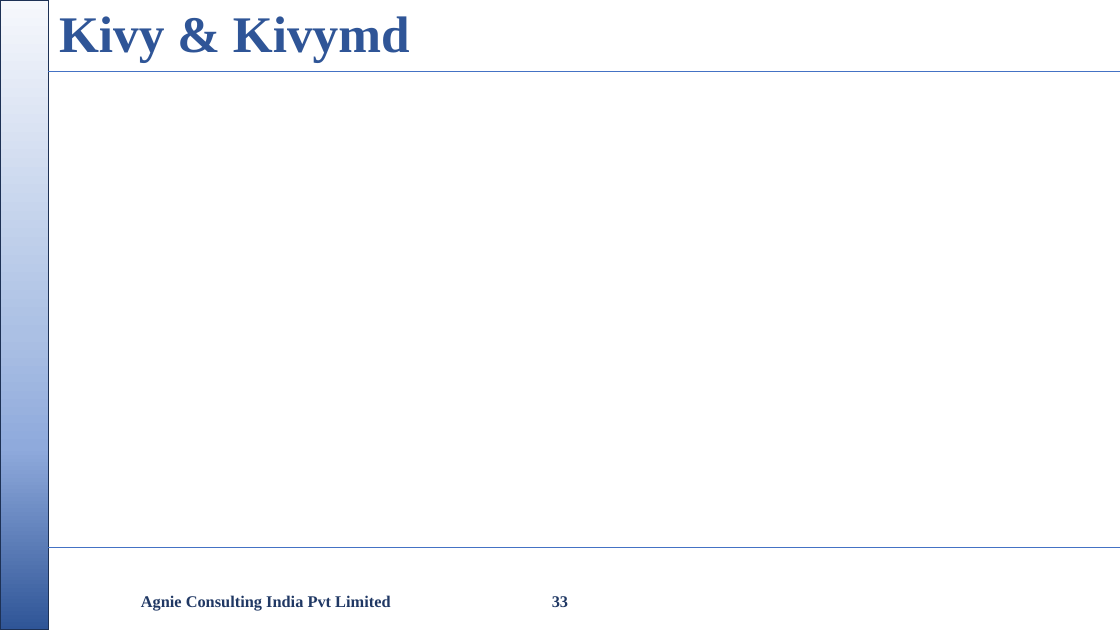
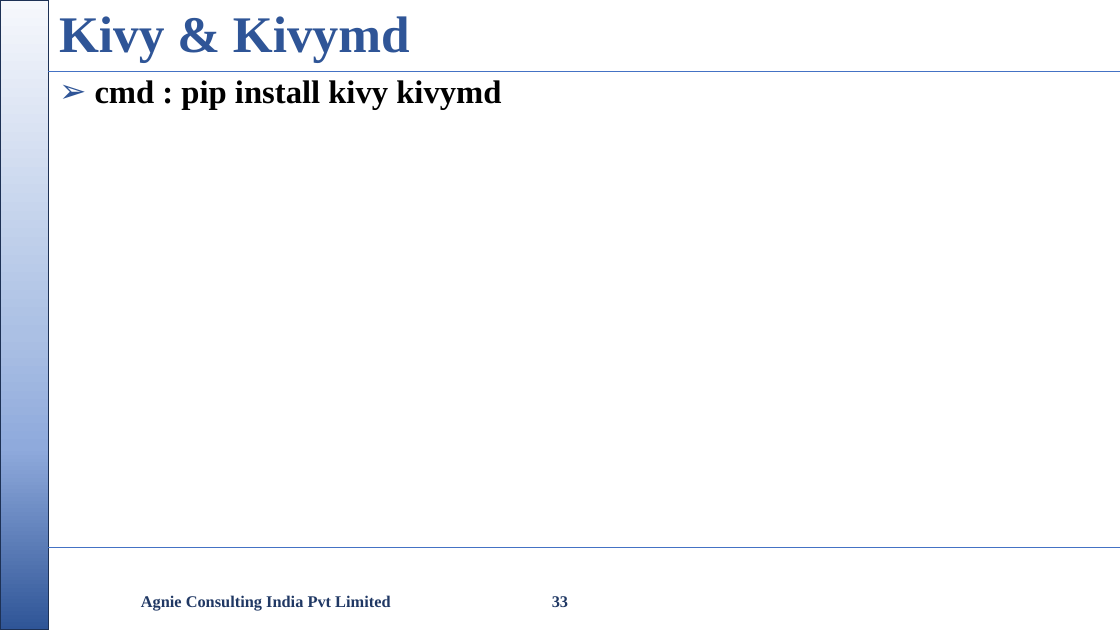
Before and after one commit to nikishdaniel1-del/Python-Cls, a slide deck: slide 33 of python class/Python Class.pptx. Drawn at 1120x630 pixels with LibreOffice and Linux fonts; fonts in the diff are those of the drawing; background and template pictures are left out. Boxes give left, top, right and bottom in pixels: in the first picture for what was removed or moved away, otherwise in the second. Text is boxed around its words. In the diff, an @@ line names an element or a change of style, - is before the commit and + after.

```diff
--- a/python class/Python Class.pptx
+++ b/python class/Python Class.pptx
@@ text added at (95, 80, 501, 110), 28 pt, text #000000, bold @@
+➢ cmd : pip install kivy kivymd
```
Also in this commit, not shown: 9 other slides changed, 7 other files.
